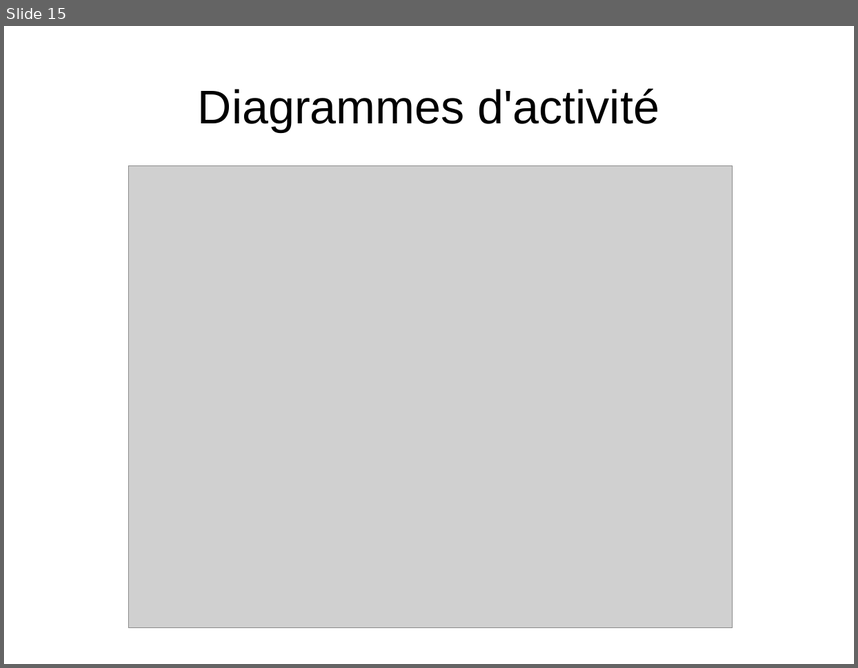
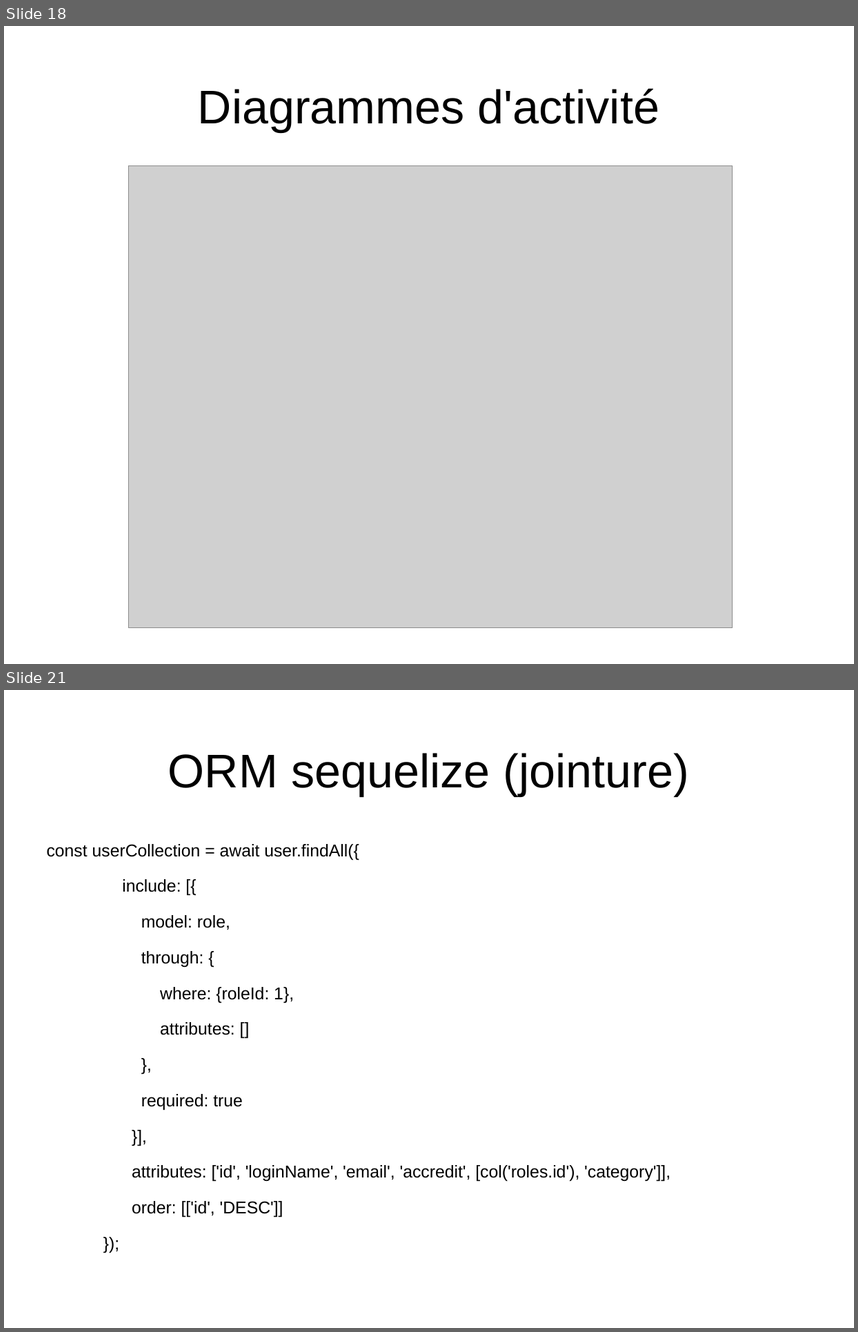
Before and after one commit to Wathil/POECNews, a slide deck: presentation.odp. Shown one above the other, each under a label of ours: slide 15 before the commit, slides 18 and 21 after it; the slides between them are not shown. The pictures are 858x668 and 858x1332 pixels, drawn with LibreOffice and Linux fonts; fonts in the diff are those of the drawing; grey boxes stand for pictures. Boxes give left, top, right and bottom in pixels: in the first picture for what was removed or moved away, otherwise in the second. Text is boxed around its words. In the diff, an @@ line names an element or a change of style, - is before the commit and + after.

```diff
--- a/presentation.odp
+++ b/presentation.odp
@@ slide 21 added at (4,690,854,1328), background #FFFFFF @@
@@ title added at (168,753,688,796), 44 pt, text #000000 @@
+ORM sequelize (jointure)
@@ text added at (47,844,671,1216), 16 pt, text #000000 @@
+const userCollection = await user.findAll({
+include: [{
+model: role,
+through: {
+where: {roleId: 1},
+attributes: []
+},
+required: true
+}],
+attributes: ['id', 'loginName', 'email', 'accredit', [col('roles.id'), 'category']],
+order: [['id', 'DESC']]
+});
@@ what was slide 15 is now slide 18 @@
```
Also in this commit, not shown: 3 slides changed, 3 other slides added, 6 other files.
